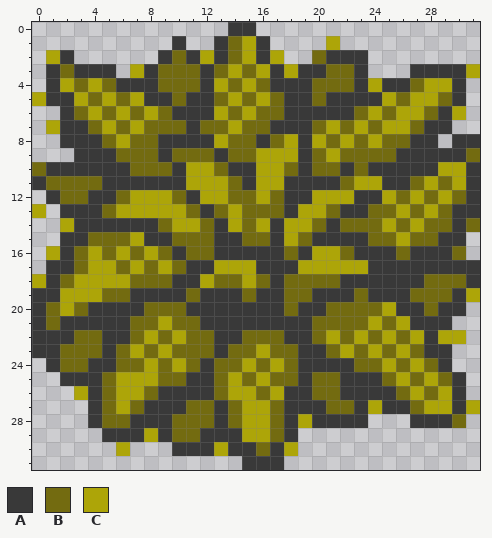
File history of a pixel-art sprite, android/assets/tiles/aloe_large1.png. Above: the version before the commit.
The file is 32x32 pixels.
Palette (. is transparent): A #393939  B #736b10  C #ada508
Pixels before, first column x 0:
 0 ..............AA................
 1 ..........A..ABCA....C..........
 2 .CA......ABACABCAC..BAAA........
 3 .ABAAA.CABBBABCBCACAABBA...AAAAC
 4 .ACBCBAAABBBACBCBAAABBBACAABCCA.
 5 CAACBCBCAABAABCBCBAABAAAACBCCBA.
 6 ..ABCBCBCBAAACBCBBAAAAABCBCCBAC.
 7 .CAABCBCBBBABBCBBAAABCBCBCCBAA..
 8 ..AAABCBBAAAACBBABCACBCBCBBAA.AA
 9 ...AAABBBABBBABBCCCABCBBBBAAAAAB
10 BAAAAAABBBACCBAACCBABBABAAAAACCA
11 ABBBBAAAAAACCCBACCAAAABCCAABCBCA
12 .ABBAABCCCBACCBBCBAACCCAACBCBCBA
13 C.AAABCCCCCBABCBBBACCBAABBCBCBAA
14 ..CAAAAAABCCBACBCACCBABBBCBCBBAB
15 ..AABBBCAABBBAABBACBAAAABBCBBAA.
16 .CABCBCBCBABBAAAAABACCBAAABAAAB.
17 .AABCCBCBCBAACCCAAACCCCCAAAAAAAA
18 CABCCCCBBBAACBBCBABBBBAAAAAABBBA
19 AACCCBBAAAABAAABAABBAAABAAABBBAC
20 ABCBAAAABBBAAAAAAABAABBBBCAABAA.
21 ABAAAAABBCBBAAAAAAAABBBBCBCAAA..
22 AAABBAABCBCBBAABBBAABCBCBCBCACC.
23 AABBBABCBCBBBABBCBBAABCBCBCBAA..
24 .ABBAABBCBCBABBCBCBAAAABBCBCBA..
25 ..AAABCCCBBAABCBCBBABBAAABCBCBA.
26 ...CABCCBAAAABCCBCAABBAAAABCBCA.
27 ....ABCBAAABBABCCBAAABBACAABCCAC
28 ....ABBAAABBBABCCBACAAAA...AAAB.
29 .....AAACABBAAACCBA.............
30 ......C...AAACAABAC.............
31 ...............AAA..............
And afterwards:
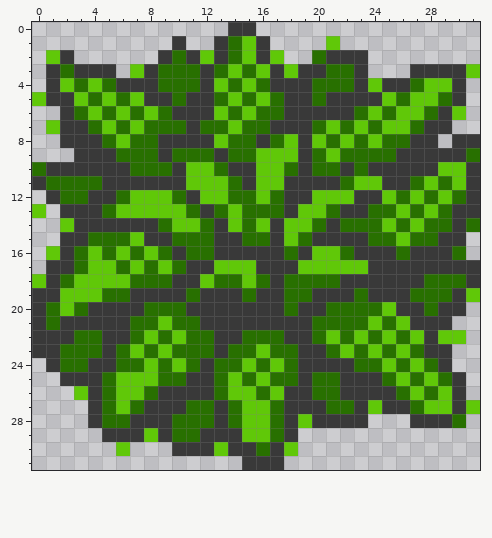
What changed:
Colour B changes from #736b10 to #287000.
Colour C changes from #ada508 to #60c808.
Pixel boxes of the changes (left, top, right, bottom) in both pictures:
changed: (32, 36, 480, 456)
